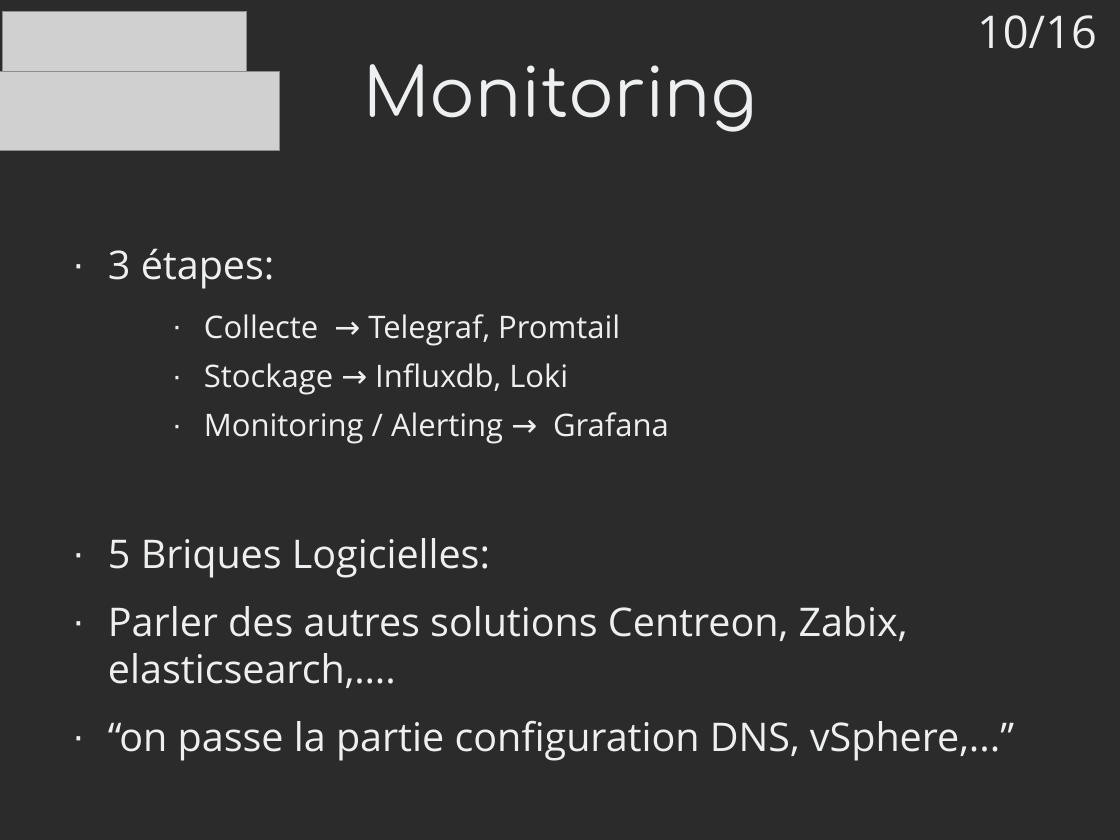
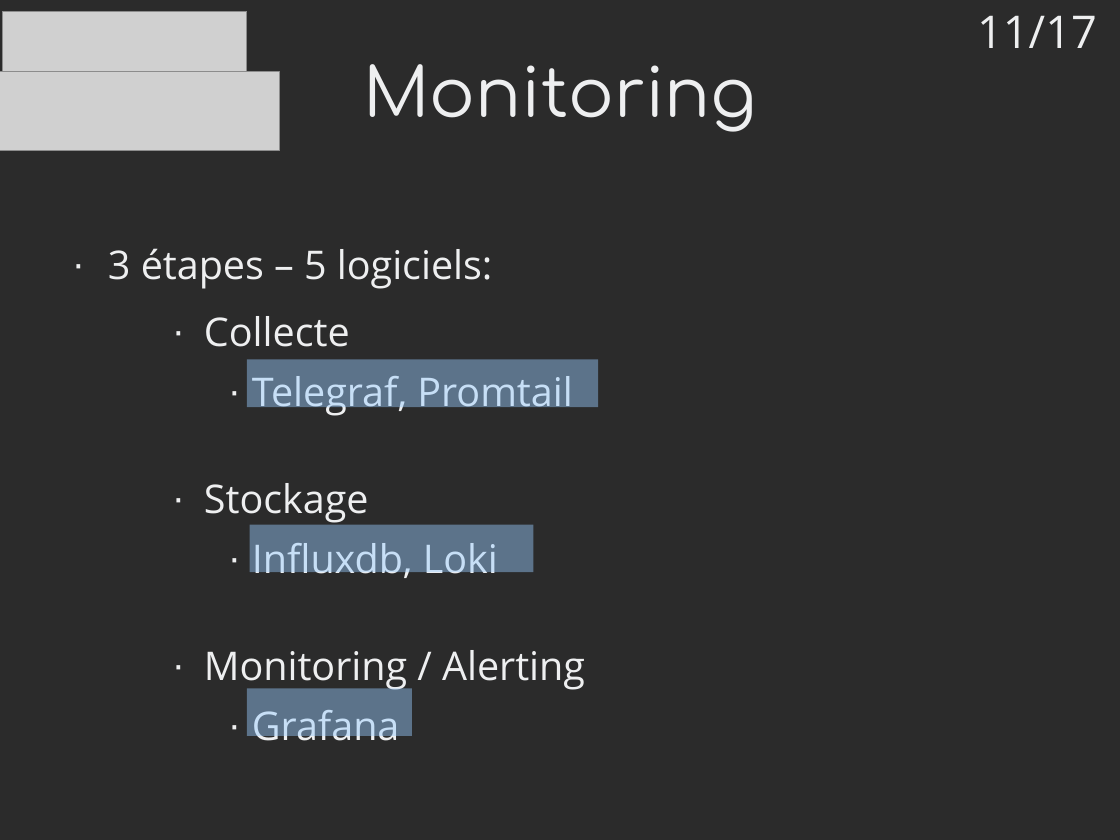
Before and after one commit to mrwormo/rapport_de_stage, a slide deck: slide 11 of files/prez.odp (slide 10 before the commit). Drawn at 1120x840 pixels with LibreOffice and Linux fonts; fonts in the diff are those of the drawing; grey boxes stand for pictures; background and template pictures are left out; a plain dark background stands for a picture behind light text. Boxes give left, top, right and bottom in pixels: in the first picture for what was removed or moved away, otherwise in the second. Text is boxed around its words. In the diff, an @@ line names an element or a change of style, - is before the commit and + after.

```diff
--- a/files/prez.odp
+++ b/files/prez.odp
@@ text at <box>977,15,1097,48</box>: text changed @@
-10/16
+11/17
@@ text at <box>108,248,585,751</box>: text changed @@
-· 3 étapes:
-    · Collecte → Telegraf, Promtail
-    · Stockage → Influxdb, Loki
-    · Monitoring / Alerting → Grafana
-· 5 Briques Logicielles:
-· Parler des autres solutions Centreon, Zabix, elasticsearch,….
-· “on passe la partie configuration DNS, vSphere,...”
+· 3 étapes – 5 logiciels:
+    · Collecte
+      · Telegraf, Promtail
+    · Stockage
+      · Influxdb, Loki
+    · Monitoring / Alerting
+      · Grafana
@@ rectangle added at <box>247,360,599,408</box>, fill #99CCFF at 45% opacity @@
@@ rectangle added at <box>250,524,534,572</box>, fill #99CCFF at 45% opacity @@
@@ rectangle added at <box>247,688,413,736</box>, fill #99CCFF at 45% opacity @@
```
Also in this commit, not shown: 13 other slides changed, 2 slides added, 3 slides removed, 2 other files.
